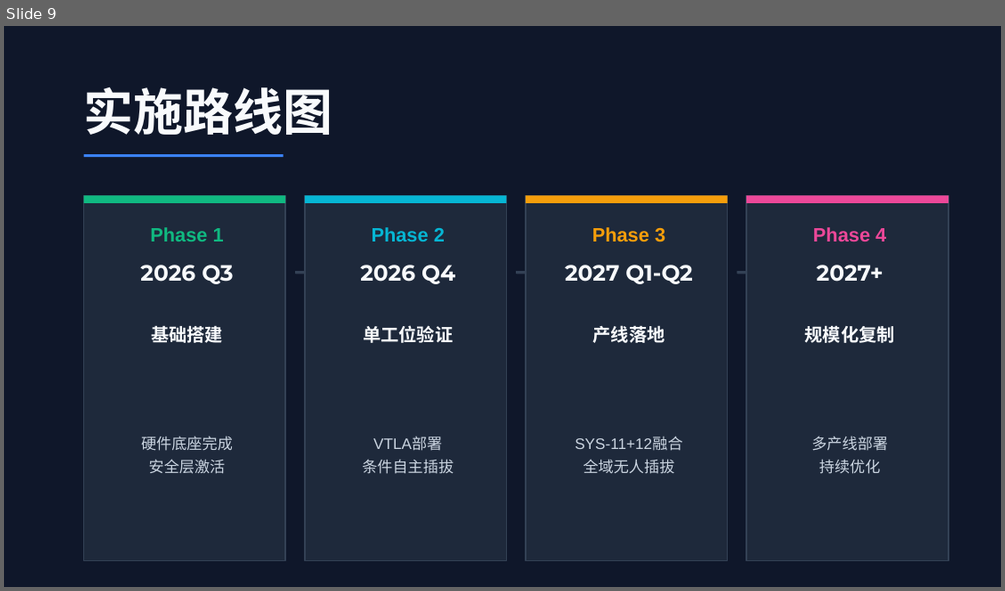
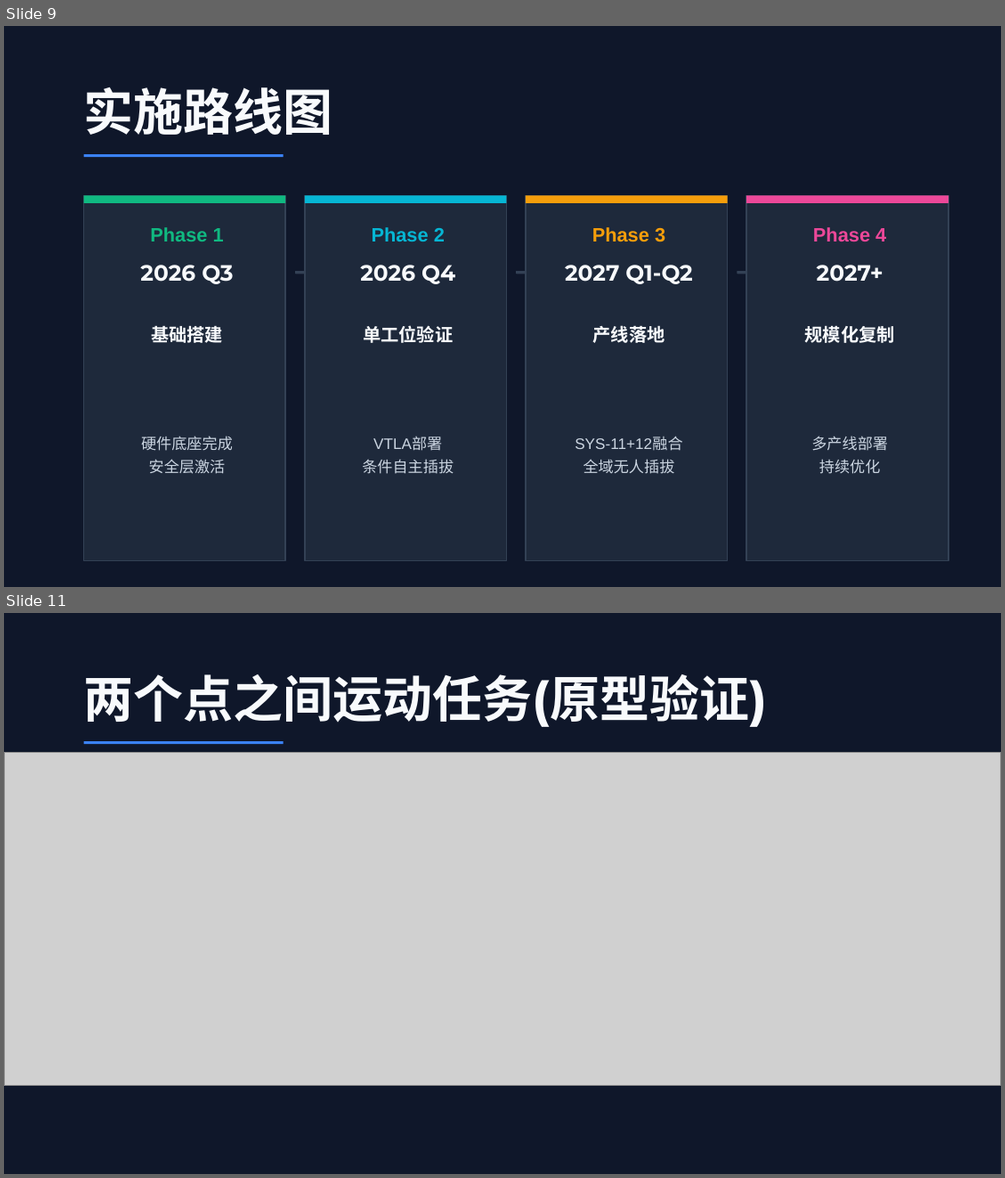
Before and after one commit to MikeBMW/lerobot-smolvla-lew, a slide deck: docs/L1-Z-MAX产品发布-v1.0.4.pptx. Shown one above the other, each under a label of ours: slide 9 before the commit, slides 9 and 11 after it; the slides between them are not shown. The pictures are 1005x591 and 1005x1178 pixels, drawn with LibreOffice and Linux fonts; fonts in the diff are those of the drawing; grey boxes stand for pictures. Boxes give left, top, right and bottom in pixels: in the first picture for what was removed or moved away, otherwise in the second. Text is boxed around its words. In the diff, an @@ line names an element or a change of style, - is before the commit and + after.

```diff
--- a/docs/L1-Z-MAX产品发布-v1.0.4.pptx
+++ b/docs/L1-Z-MAX产品发布-v1.0.4.pptx
@@ slide 11 added at (x1=4, y1=613, x2=1001, y2=1174), background #0F172A @@
@@ text added at (x1=84, y1=674, x2=768, y2=727), 36 pt, text #F8FAFC, bold @@
+两个点之间运动任务(原型验证)
@@ line added from (84, 743) to (283, 743), #3B82F6 2 pt @@
@@ picture added at (x1=4, y1=753, x2=1001, y2=1085) @@
```
Also in this commit, not shown: 2 other slides added, 1 other file.
